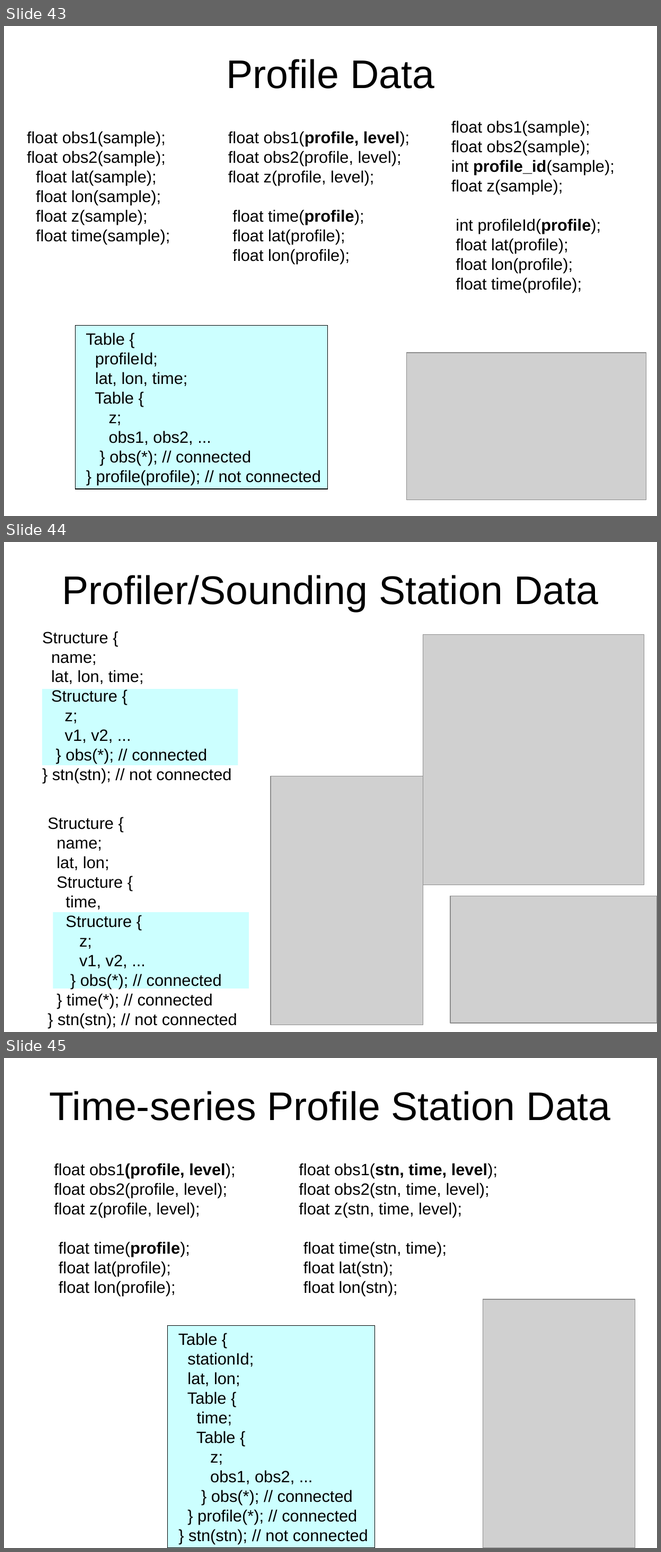
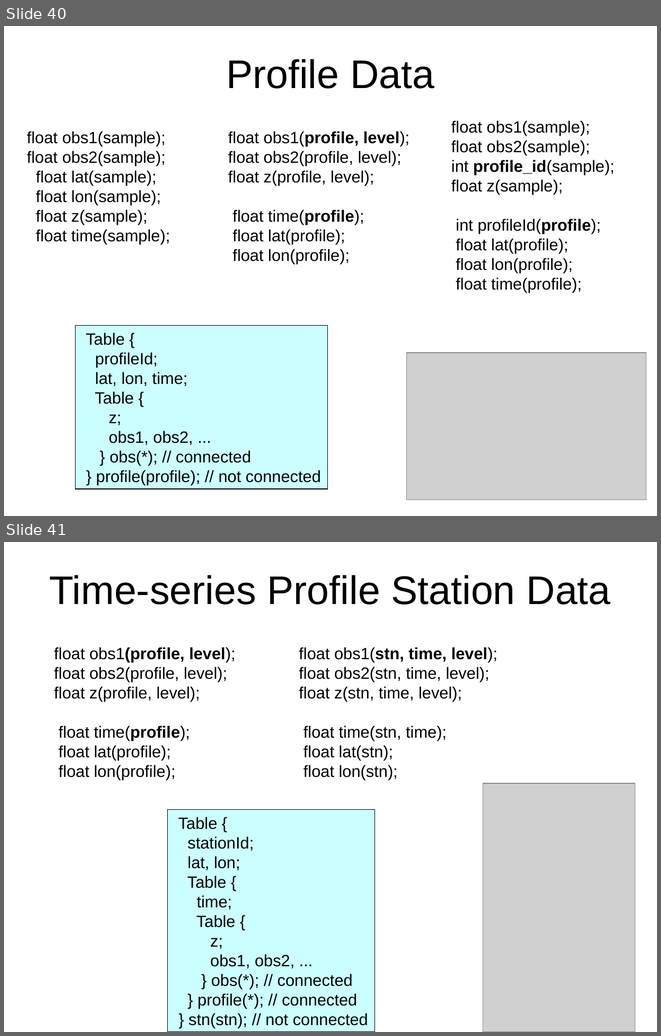
Before and after one commit to ooici-eoi/THREDDS, a slide deck: docs/web/netcdf-java/site/tutorial/CDMoverview.ppt. Shown one above the other, each under a label of ours: slides 43, 44 and 45 before the commit, slides 40 and 41 after it. The pictures are 661x1552 and 661x1036 pixels, drawn with LibreOffice and Linux fonts; fonts in the diff are those of the drawing; grey boxes stand for pictures; background and template pictures are left out. Boxes give left, top, right and bottom in pixels: in the first picture for what was removed or moved away, otherwise in the second. Text is boxed around its words. In the diff, an @@ line names an element or a change of style, - is before the commit and + after.

Commit message:
lots on netcdf4 fixes DataType.getClassType() not used OPAQUE DataType

```diff
--- a/docs/web/netcdf-java/site/tutorial/CDMoverview.ppt
+++ b/docs/web/netcdf-java/site/tutorial/CDMoverview.ppt
@@ slide 44 removed at bbox=[4, 542, 657, 1032], background picture (left out) @@
@@ title removed at bbox=[62, 575, 598, 611] @@
-Profiler/Sounding Station Data
@@ text removed at bbox=[42, 632, 231, 783] @@
-Structure {
-name;
-lat, lon, time;
-Structure {
-z;
-v1, v2, ...
-} obs(*); // connected
-} stn(stn); // not connected
@@ picture removed at bbox=[423, 635, 645, 885] @@
@@ rectangle removed at bbox=[42, 689, 238, 765] @@
@@ picture removed at bbox=[271, 776, 423, 1024] @@
@@ text removed at bbox=[47, 817, 237, 1027] @@
-Structure {
-name;
-lat, lon;
-Structure {
-time,
-Structure {
-z;
-v1, v2, ...
-} obs(*); // connected
-} time(*); // connected
-} stn(stn); // not connected
@@ picture removed at bbox=[450, 896, 657, 1023] @@
@@ rectangle removed at bbox=[53, 912, 249, 989] @@
@@ what was slide 43 is now slide 40 @@
@@ what was slide 45 is now slide 41 @@
```
Also in this commit, not shown: 5 slides changed, 3 slides added, 6 other slides removed, 33 other files.
